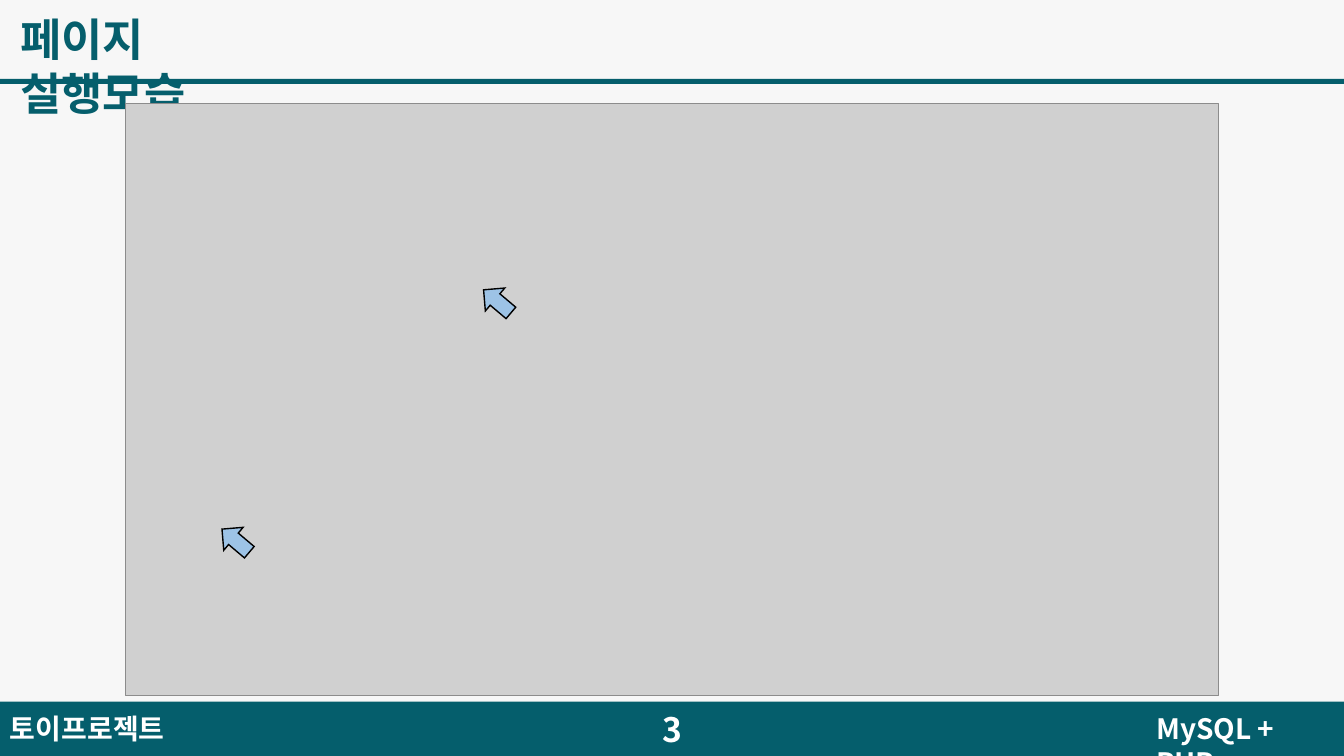
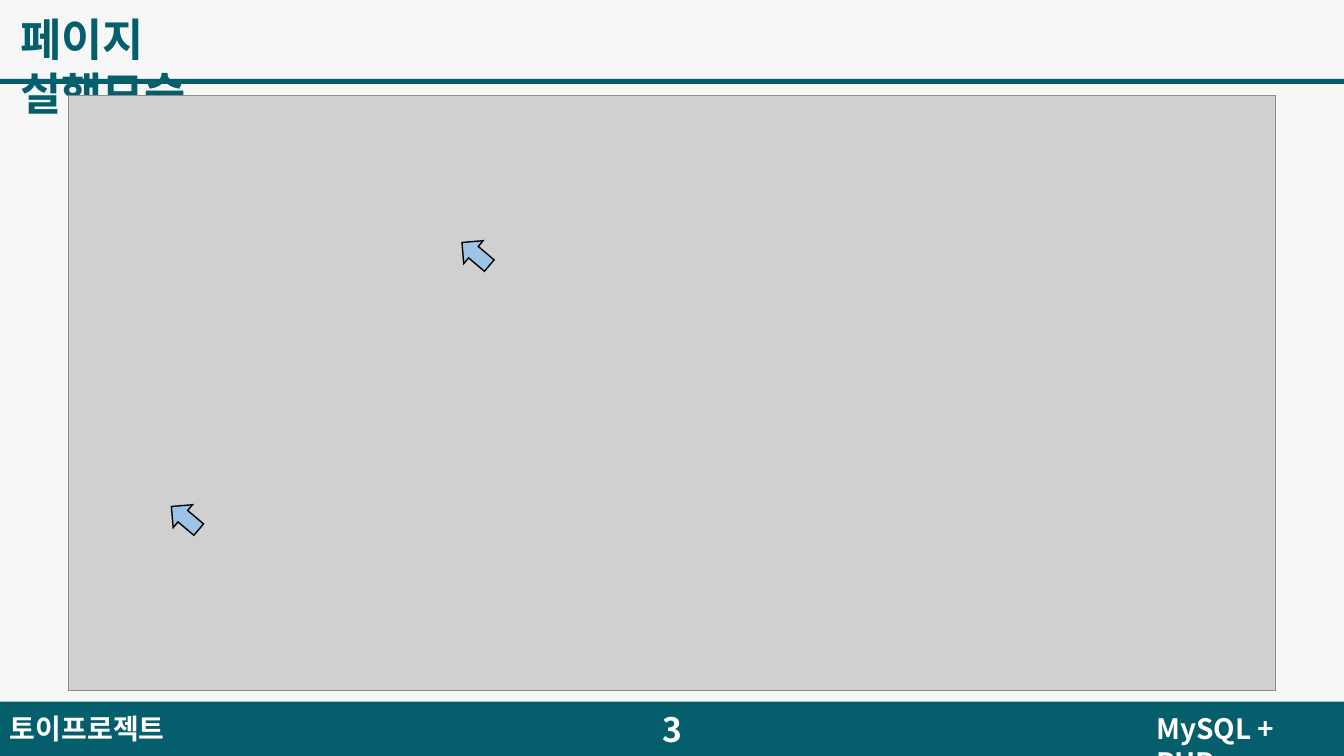
Before and after one commit to qqo3is/php, a slide deck: slide 3 of php토이프로젝트.pptx. Drawn at 1344x756 pixels with LibreOffice and Linux fonts; fonts in the diff are those of the drawing; grey boxes stand for pictures. Boxes give left, top, right and bottom in pixels: in the first picture for what was removed or moved away, otherwise in the second. Text is boxed around its words. In the diff, an @@ line names an element or a change of style, - is before the commit and + after.

```diff
--- a/php토이프로젝트.pptx
+++ b/php토이프로젝트.pptx
@@ picture resized from (x1=125, y1=104, x2=1219, y2=697) to (x1=69, y1=96, x2=1276, y2=691) @@
@@ right arrow moved from (x1=474, y1=278, x2=522, y2=325) to (x1=452, y1=231, x2=500, y2=277) @@
@@ right arrow moved from (x1=212, y1=517, x2=260, y2=564) to (x1=162, y1=495, x2=209, y2=542) @@
```
